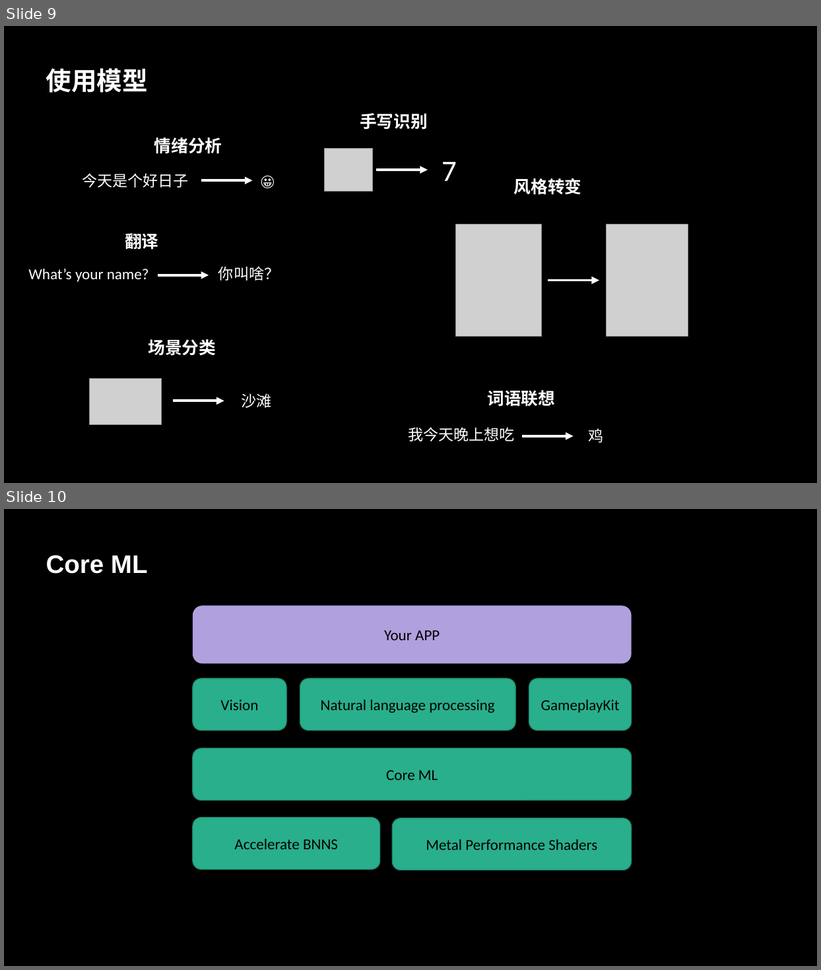
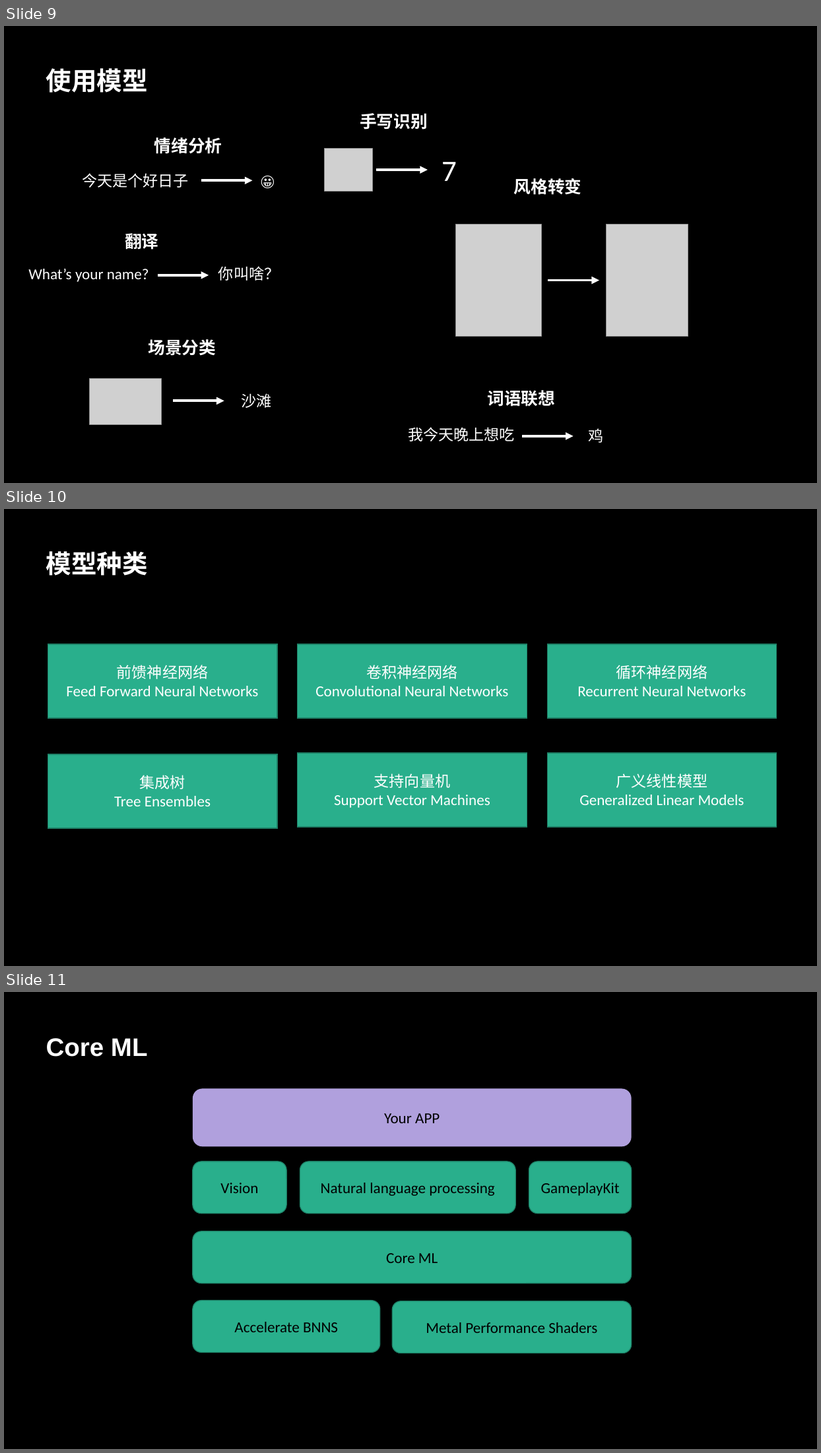
Before and after one commit to GuanyiLL/Study, a slide deck: Swift/CoreMLResearching/CoreML.pptx. Shown one above the other, each under a label of ours: slides 9 and 10 before the commit, slides 9, 10 and 11 after it. The pictures are 821x970 and 821x1453 pixels, drawn with LibreOffice and Linux fonts; fonts in the diff are those of the drawing; grey boxes stand for pictures. Boxes give left, top, right and bottom in pixels: in the first picture for what was removed or moved away, otherwise in the second. Text is boxed around its words. In the diff, an @@ line names an element or a change of style, - is before the commit and + after.

```diff
--- a/Swift/CoreMLResearching/CoreML.pptx
+++ b/Swift/CoreMLResearching/CoreML.pptx
@@ slide 10 added at [4, 509, 817, 966], background #000000 @@
@@ text added at [46, 551, 148, 576], 30 pt, text #FFFFFF, bold @@
+模型种类
@@ rectangle added at [48, 644, 277, 718], fill #29AF8C, outline #1E8168 1 pt, 18 pt, text #FFFFFF @@
+前馈神经网络
+Feed Forward Neural Networks
@@ rectangle added at [298, 644, 527, 718], fill #29AF8C, outline #1E8168 1 pt, 18 pt, text #FFFFFF @@
+卷积神经网络
+Convolutional Neural Networks
@@ rectangle added at [547, 644, 777, 718], fill #29AF8C, outline #1E8168 1 pt, 18 pt, text #FFFFFF @@
+循环神经网络
+Recurrent Neural Networks
@@ rectangle added at [48, 755, 277, 828], fill #29AF8C, outline #1E8168 1 pt, 18 pt, text #FFFFFF @@
+集成树
+Tree Ensembles
@@ rectangle added at [298, 754, 527, 827], fill #29AF8C, outline #1E8168 1 pt, 18 pt, text #FFFFFF @@
+支持向量机
+Support Vector Machines
@@ rectangle added at [547, 754, 777, 827], fill #29AF8C, outline #1E8168 1 pt, 18 pt, text #FFFFFF @@
+广义线性模型
+Generalized Linear Models
@@ what was slide 10 is now slide 11 @@
```
Also in this commit, not shown: 6 other slides added, 1 slide removed.
